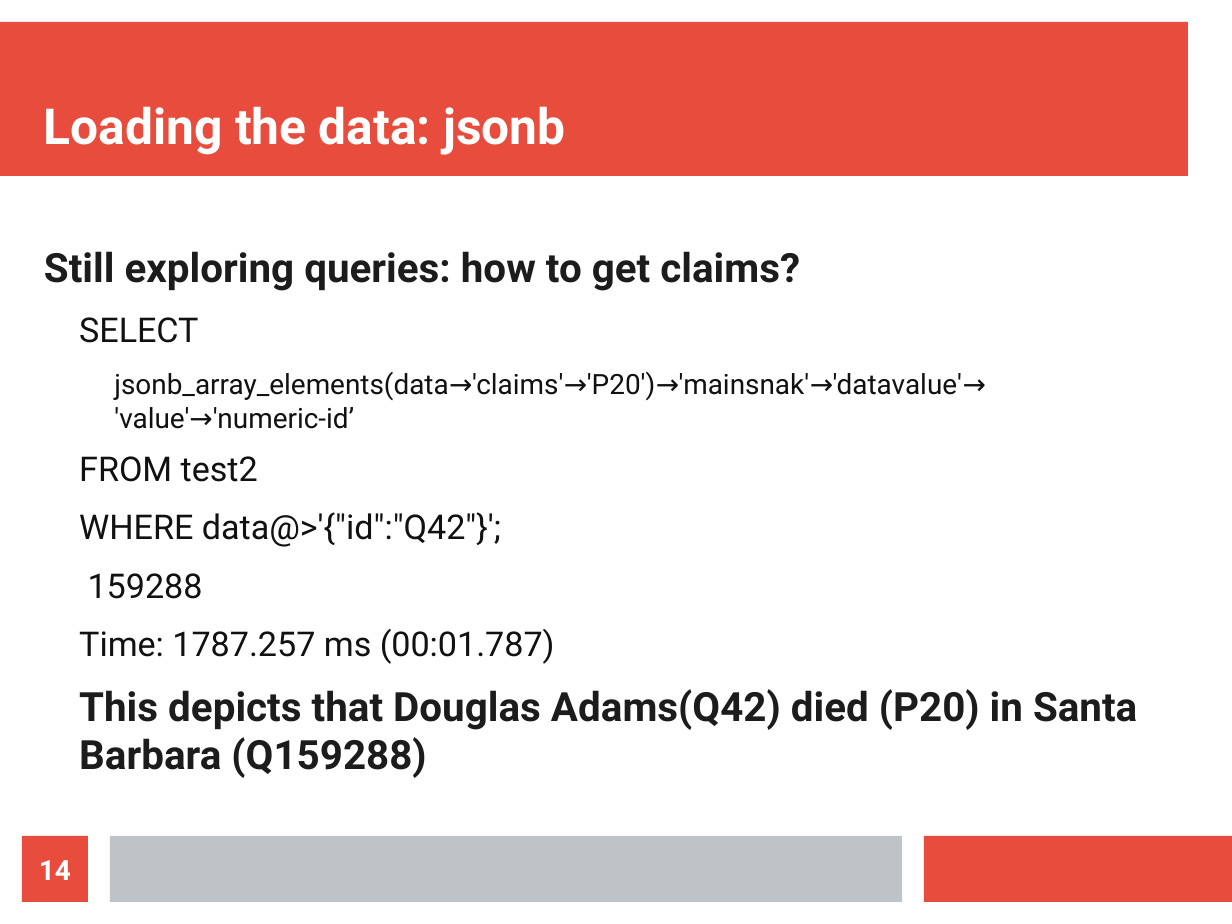
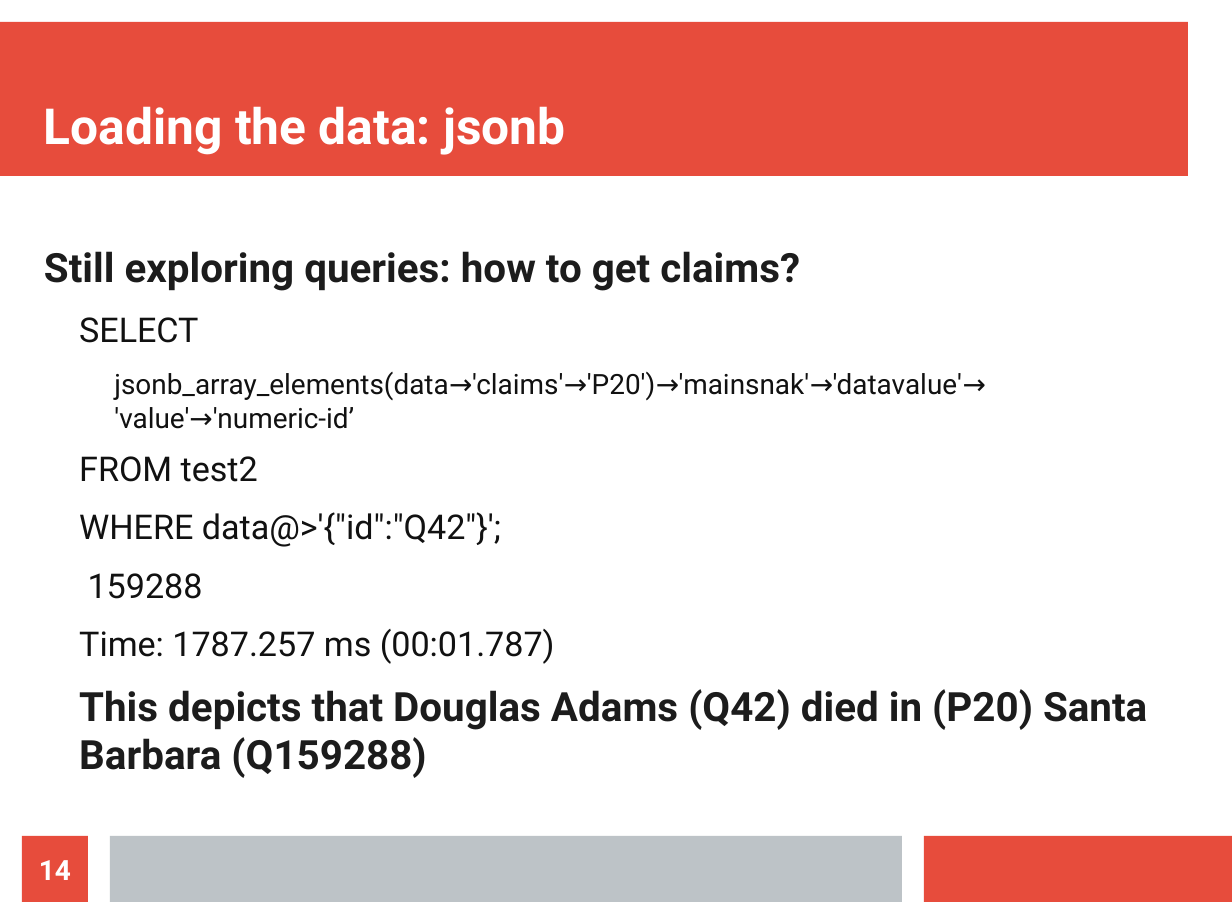
Before and after one commit to j-toma/wikidata, a slide deck: slide 14 of wikidata0-02.odp. Drawn at 1232x924 pixels with LibreOffice and Linux fonts; fonts in the diff are those of the drawing. Boxes give left, top, right and bottom in pixels: in the first picture for what was removed or moved away, otherwise in the second. Text is boxed around its words. In the diff, an @@ line names an element or a change of style, - is before the commit and + after.

```diff
--- a/wikidata0-02.odp
+++ b/wikidata0-02.odp
@@ text at (79,689,1147,778): text changed @@
-This depicts that Douglas Adams(Q42) died (P20) in Santa Barbara (Q159288)
+This depicts that Douglas Adams (Q42) died in (P20) Santa Barbara (Q159288)
```
Also in this commit, not shown: 4 other slides changed, 1 other file.
